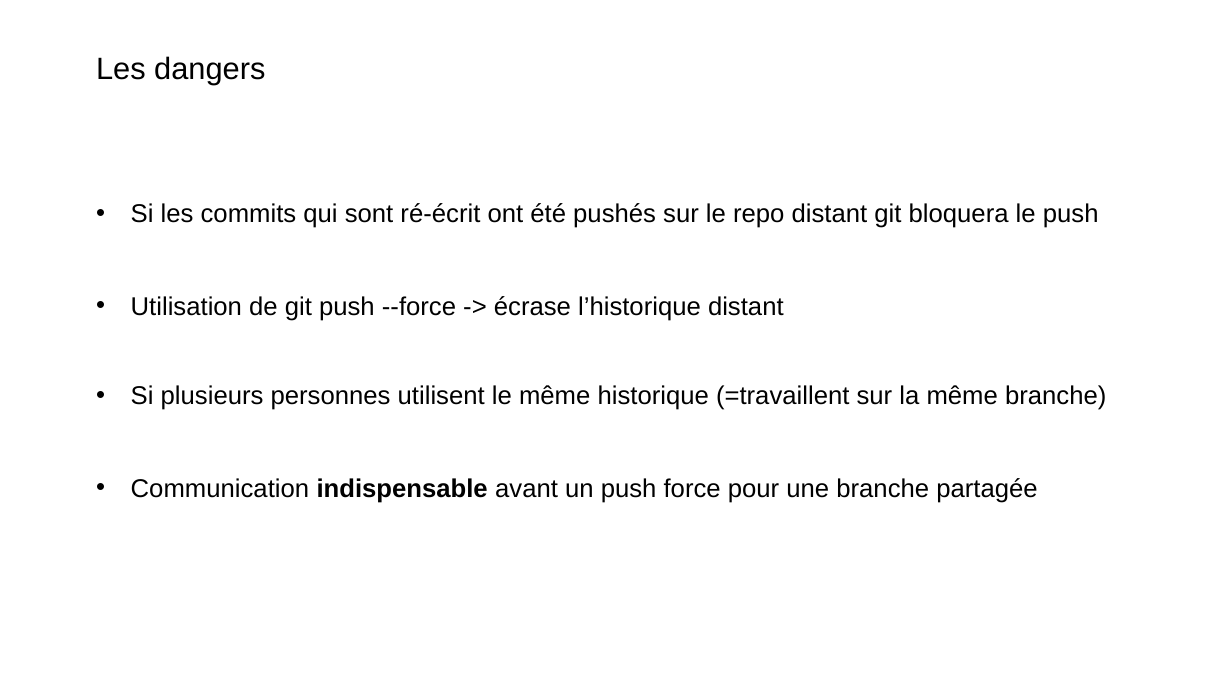
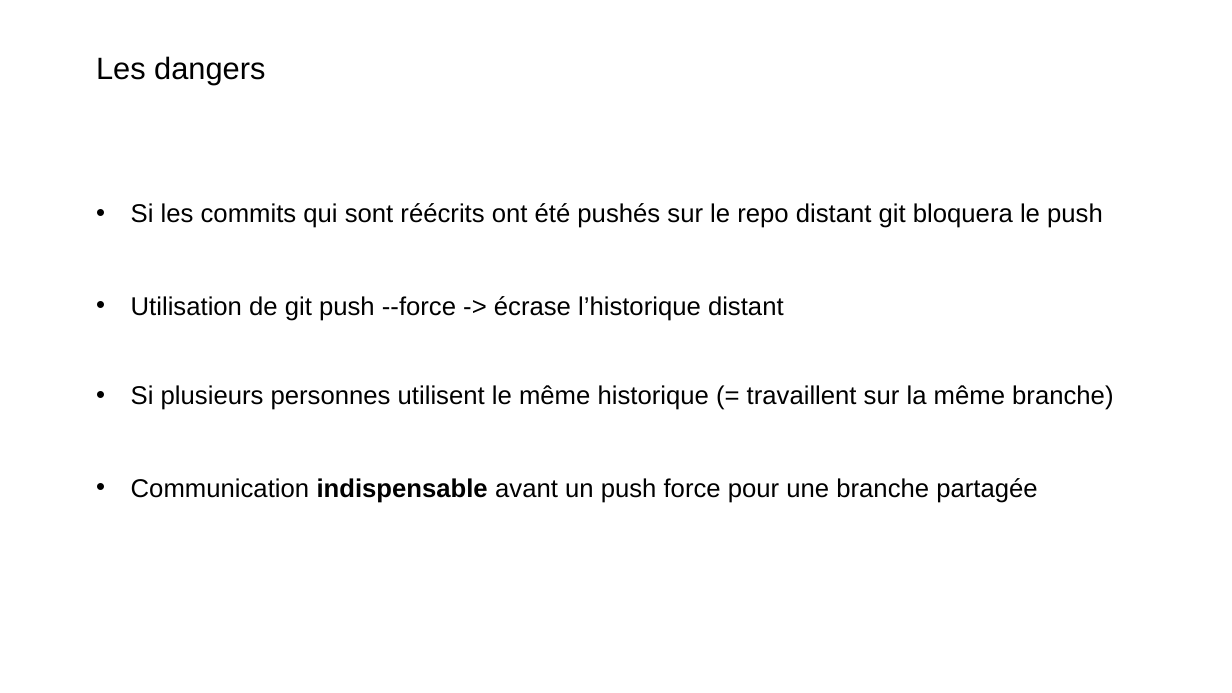
Before and after one commit to Xaviou1003/formation-git, a slide deck: slide 53 of Formation Git - basique.pptx. Drawn at 1232x693 pixels with LibreOffice and Linux fonts; fonts in the diff are those of the drawing; background and template pictures are left out. Boxes give left, top, right and bottom in pixels: in the first picture for what was removed or moved away, otherwise in the second. Text is boxed around its words. In the diff, an @@ line names an element or a change of style, - is before the commit and + after.

```diff
--- a/Formation Git - basique.pptx
+++ b/Formation Git - basique.pptx
@@ text at (131, 203, 1103, 228): text changed @@
-• Si les commits qui sont ré-écrit ont été pushés sur le repo distant git bloquera le push
+• Si les commits qui sont réécrits ont été pushés sur le repo distant git bloquera le push
@@ text at (131, 385, 1113, 410): spaces changed @@
-• Si plusieurs personnes utilisent le même historique (=travaillent sur la même branche)
+• Si plusieurs personnes utilisent le même historique (= travaillent sur la même branche)
```
Also in this commit, not shown: 24 other slides changed, 1 other file.
